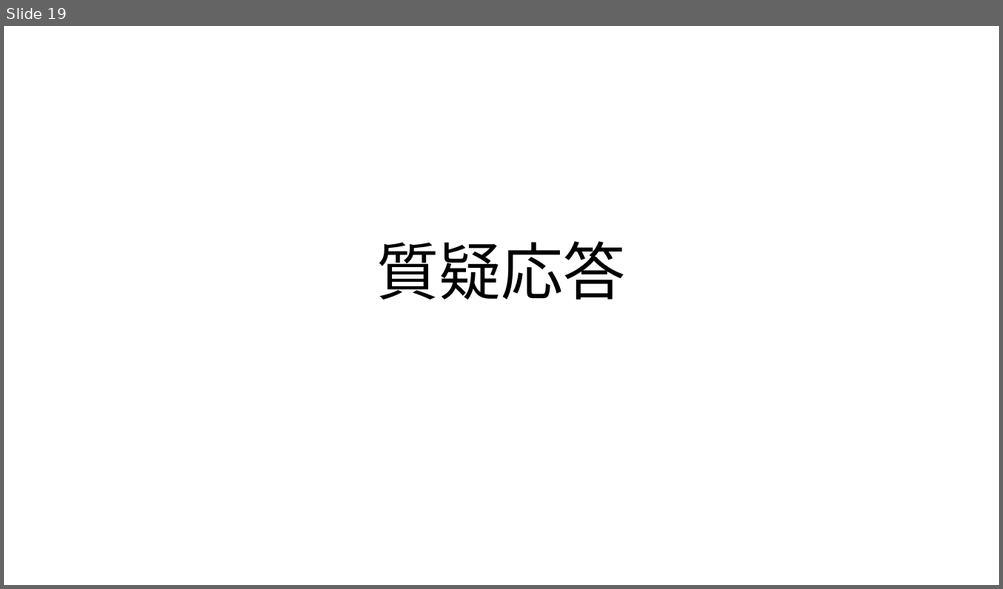
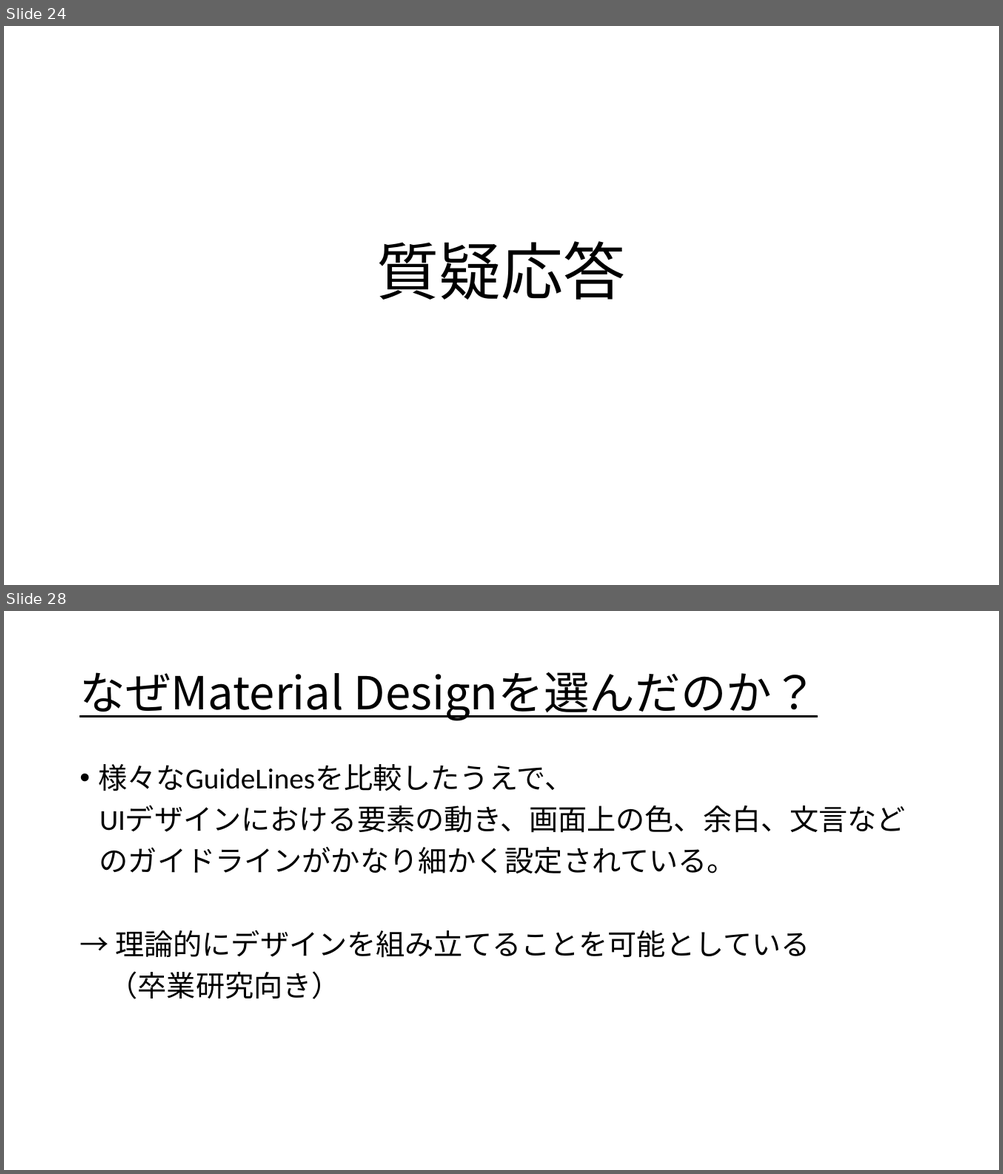
Before and after one commit to R4HB02-teamR/-R, a slide deck: progress/樫本/2022_0203クラス内発表.pptx. Shown one above the other, each under a label of ours: slide 19 before the commit, slides 24 and 28 after it; the slides between them are not shown. The pictures are 1003x589 and 1003x1174 pixels, drawn with LibreOffice and Linux fonts; fonts in the diff are those of the drawing. Boxes give left, top, right and bottom in pixels: in the first picture for what was removed or moved away, otherwise in the second. Text is boxed around its words. In the diff, an @@ line names an element or a change of style, - is before the commit and + after.

```diff
--- a/progress/樫本/2022_0203クラス内発表.pptx
+++ b/progress/樫本/2022_0203クラス内発表.pptx
@@ slide 28 added at bbox=[4, 611, 999, 1170], background #FFFFFF @@
@@ title added at bbox=[79, 672, 817, 721], 44 pt, text #000000, underline @@
+なぜMaterial Designを選んだのか？
@@ text added at bbox=[99, 764, 905, 999], 28 pt, text #000000 @@
+• 様々なGuideLinesを比較したうえで、
+UIデザインにおける要素の動き、画面上の色、余白、文言など
+のガイドラインがかなり細かく設定されている。
+→ 理論的にデザインを組み立てることを可能としている
+（卒業研究向き）
@@ what was slide 19 is now slide 24 @@
```
Also in this commit, not shown: 11 slides changed, 9 other slides added, 2 slides removed, 1 other file.
